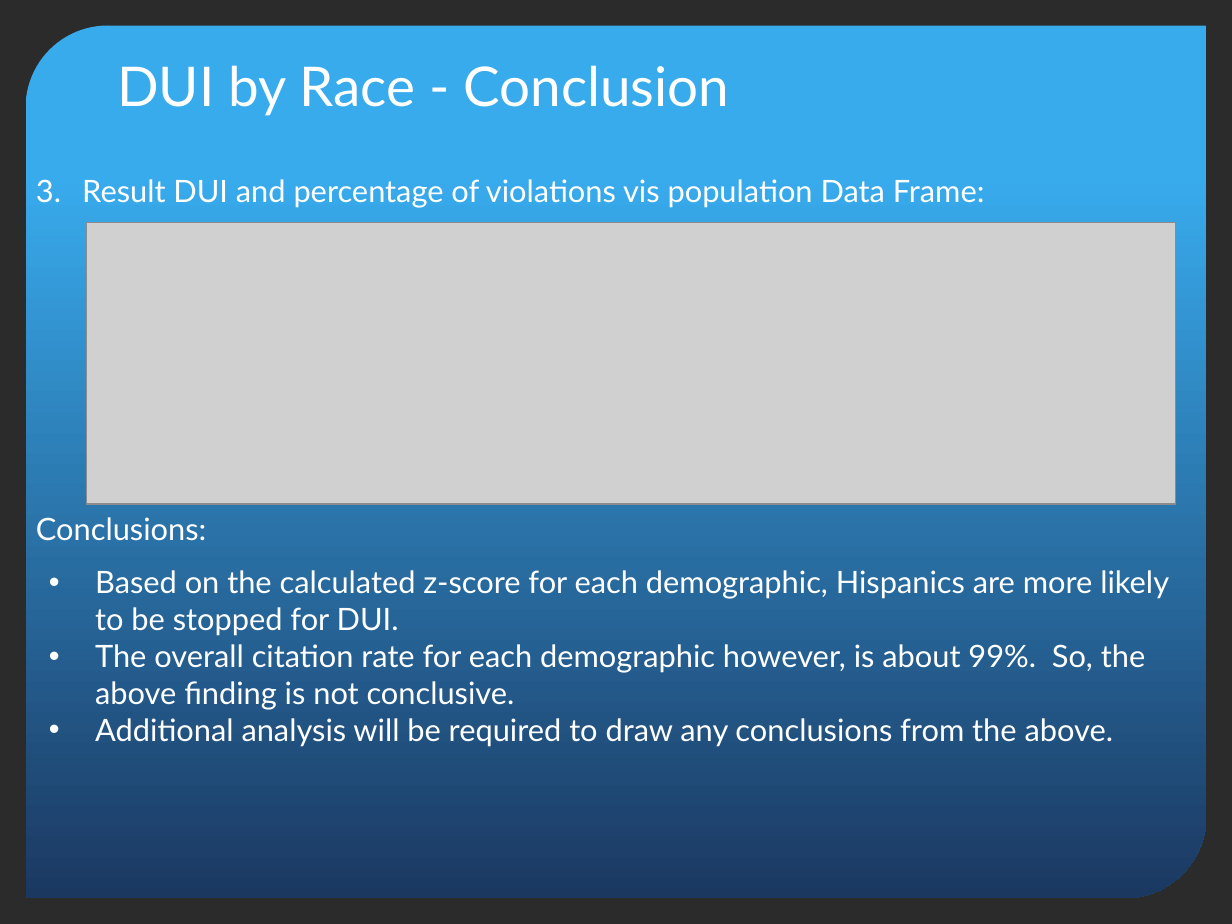
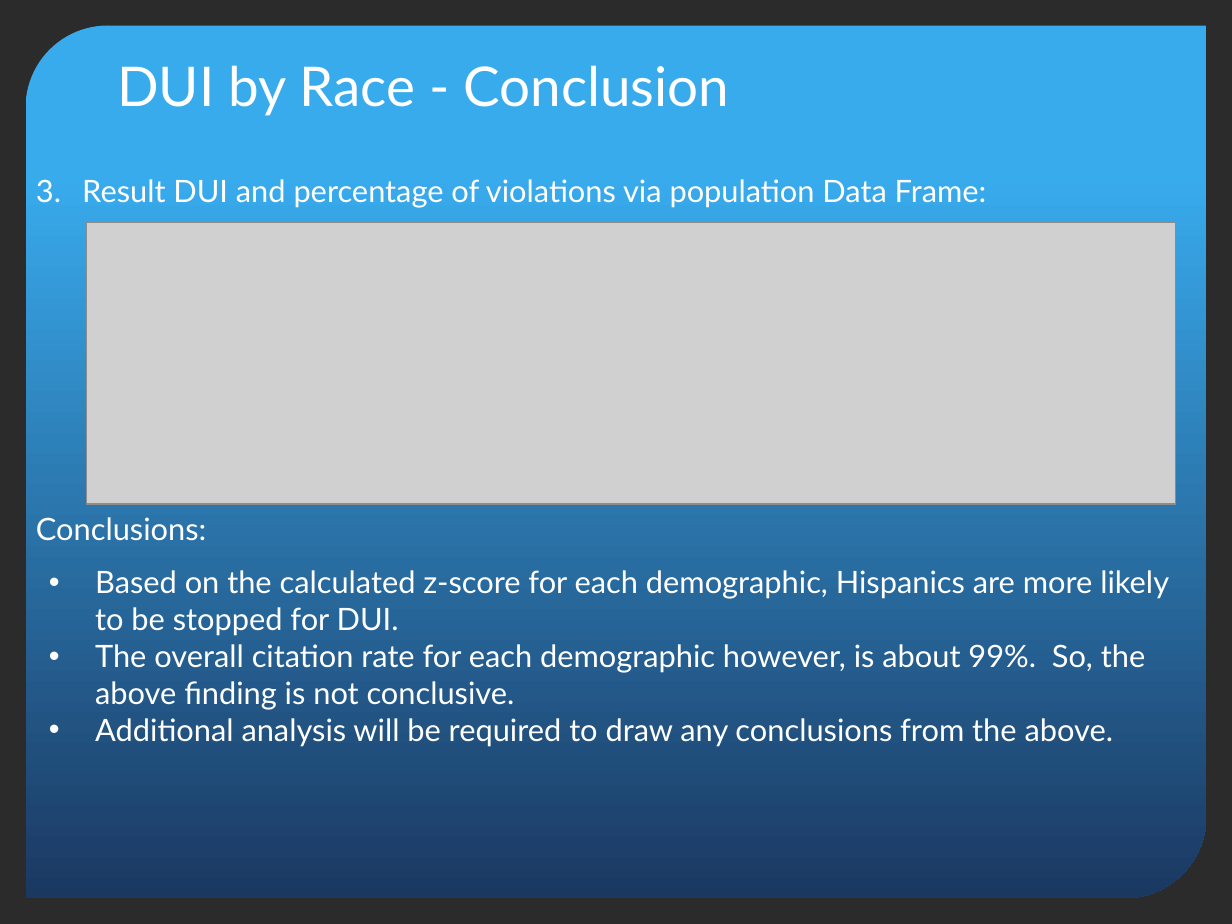
Before and after one commit to Lalitaeranki/Traffice-Violation-Analysis, a slide deck: slide 16 of Project 1 - Final Presentation.pptx. Drawn at 1232x924 pixels with LibreOffice and Linux fonts; fonts in the diff are those of the drawing; grey boxes stand for pictures; background and template pictures are left out; a plain dark background stands for a picture behind light text. Boxes give left, top, right and bottom in pixels: in the first picture for what was removed or moved away, otherwise in the second. Text is boxed around its words. In the diff, an @@ line names an element or a change of style, - is before the commit and + after.

```diff
--- a/Project 1 - Final Presentation.pptx
+++ b/Project 1 - Final Presentation.pptx
@@ text at bbox=[82, 179, 987, 208]: text changed @@
-3. Result DUI and percentage of violations vis population Data Frame:
+3. Result DUI and percentage of violations via population Data Frame:
```
Also in this commit, not shown: 1 other slide changed.
